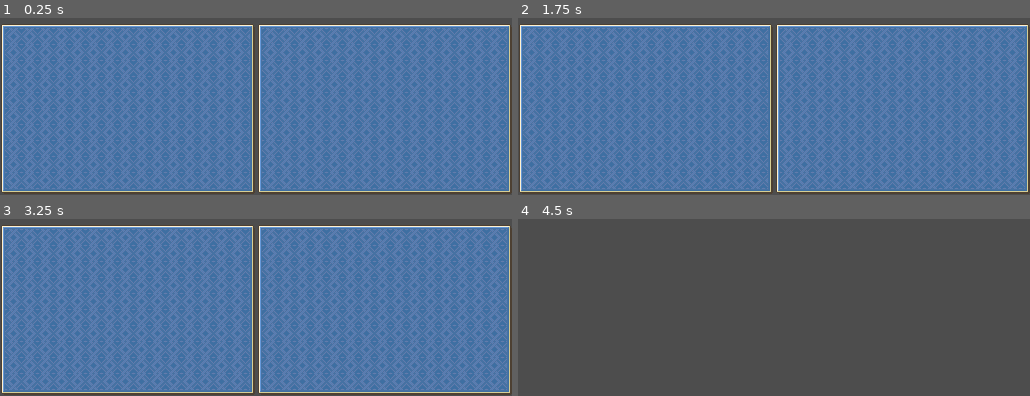
Above: before the commit, frames 1-4 (two rows, left to right).
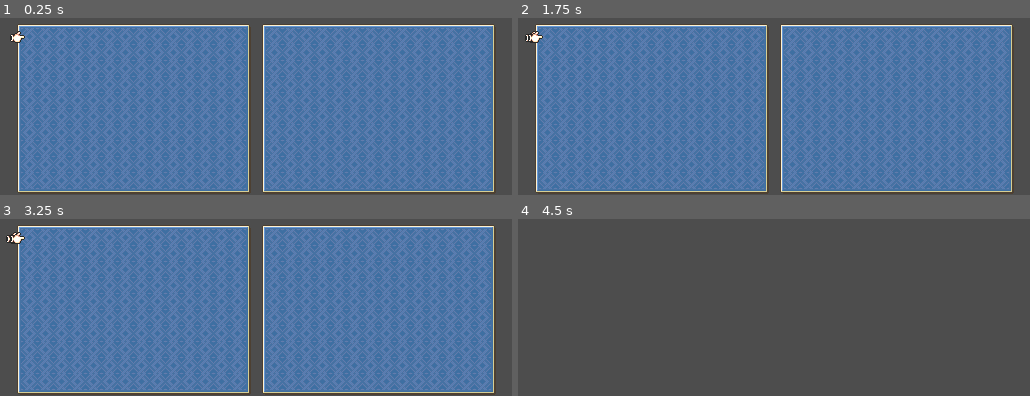
Above: after the commit, the same moments.

Repository: Sharktroid/Revenant-Ender
Game: Godot game, scene res://ui/map_ui/map_menus/trade_menu/trade_menu.tscn
Two runs of this game, one before a commit and one after it. Both use one fixed random seed, a clock stepped at 60 frames per second and the inputs below. This scene is started directly instead of the project's main scene.
Inputs (mouse positions are in pixels of both pictures, inside the frame that each line leads up to):
- Up to frame 1 (0.25 s): no input
- Up to frame 2 (1.75 s): tap Enter (ui_accept) at 0.5, 0.77, 1.25, 1.52 s; move the mouse to (886, 37) at 0.52 s; hold Right (right) 0.53-1.28 s; hold F (status) 0.53-1.28 s; click (886, 37) at 0.8 s; move the mouse to (671, 65) at 1.27 s; hold Down (down) from 1.28 s (still down); click (671, 65) at 1.35 s; tap F (status) at 1.55 s
- Up to frame 3 (3.25 s): tap Enter (ui_accept) at 2, 2.75, 3.02 s; move the mouse to (outside the picture) at 2.02 s; release Down (down) at 2.03 s; hold Right (right) 2.03-2.78 s; hold C (ranges) 2.03-2.78 s; click (outside the picture) at 2.3 s; move the mouse to (230, 309) at 2.77 s; hold Up (up) from 2.78 s (still down); tap F (status) at 2.85 s; click (230, 309) at 2.92 s
- Up to frame 4 (4.5 s): tap Enter (ui_accept) at 3.5, 3.77 s; move the mouse to (927, 295) at 3.52 s; release Up (up) at 3.53 s; press the mouse at (927, 295) at 3.53 s; hold A (left) from 3.53 s (still down); tap Escape (ui_cancel) at 4.15 s; move the mouse to (outside the picture) at 4.27 s; release the mouse at (outside the picture) at 4.28 s; tap F (status) at 4.35 s

The runs differ from the first frame. In frame 1, 21% of the frame differs, in the area x 0-100%, y 3-100%; in frame 2, 21%; in frame 3, 21%; in frame 4, nothing differs.
Error in both runs: Invalid access to property or key 'map_position' on a base object of type 'Nil'. (res://cursor/cursor_controller.gd:128)

Commit message:
Implemented ability to swap items in trade menu

Diff:
--- a/ui/help_popup/help_container.gd
+++ b/ui/help_popup/help_container.gd
@@ -5,10 +5,6 @@
 @export_multiline var help_description: String
 
 var selectable: bool = true
-
-
-func _init() -> void:
-	selectable = false
 
 
 func _ready() -> void:
--- a/ui/map_ui/map_menus/trade_menu/trade_menu.gd
+++ b/ui/map_ui/map_menus/trade_menu/trade_menu.gd
@@ -7,9 +7,92 @@
 var left_unit: Unit
 var right_unit: Unit
 var current_label: ItemLabel
+var selected_label: ItemLabel
 
 
 func _ready() -> void:
+	_update()
+
+	var hand: Sprite2D = $"Selection Hand"
+	var tween: Tween = hand.create_tween()
+	tween.set_loops()
+	tween.set_speed_scale(60)
+	tween.tween_interval(7)
+	tween.tween_property(hand, "offset:x", -11, 9)
+	tween.tween_interval(7)
+	tween.tween_property(hand, "offset:x", -15, 9)
+
+
+func _process(_delta: float) -> void:
+	($"Selection Hand" as Sprite2D).position = current_label.global_position.round()
+
+
+func _input(event: InputEvent) -> void:
+	if event.is_action_pressed("ui_select"):
+		if selected_label:
+			var old_item_node: ItemLabel = selected_label
+			var new_item_node: ItemLabel = current_label
+			var old_item_index: int = old_item_node.get_index()
+			var new_item_index: int = new_item_node.get_index()
+			var old_item: Item = old_item_node.item
+			var new_item: Item = new_item_node.item
+			var old_item_unit: Unit = _get_unit(old_item_node)
+			var new_item_unit: Unit = _get_unit(new_item_node)
+			var old_item_node_parent: VBoxContainer = old_item_node.get_parent()
+			var new_item_node_parent: VBoxContainer = new_item_node.get_parent()
+
+			old_item_unit.items[old_item_index] = new_item
+			new_item_unit.items[new_item_index] = old_item
+			old_item_node.reparent(new_item_node_parent)
+			new_item_node.reparent(old_item_node_parent)
+			old_item_node_parent.move_child(new_item_node, old_item_index)
+			new_item_node_parent.move_child(old_item_node, new_item_index)
+			old_item_node.set_equip_status(new_item_unit)
+			new_item_node.set_equip_status(old_item_unit)
+
+			_reset()
+		else:
+			selected_label = current_label
+			var selected_hand: Sprite2D = $"Selected Hand"
+			selected_hand.visible = true
+			selected_hand.position = selected_label.global_position.round()
+		var new_parent: VBoxContainer = _get_other_parent(current_label)
+		_change_current_label(new_parent, new_parent.get_children().size())
+	elif event.is_action_pressed("ui_cancel"):
+		if selected_label:
+			_change_current_label(selected_label.get_parent(), selected_label.get_index())
+			_reset()
+		else:
+			queue_free()
+			accept_event()
+	elif event.is_action_pressed("up"):
+		_change_current_label(current_label.get_parent(), current_label.get_index() - 1)
+	elif event.is_action_pressed("down"):
+		_change_current_label(current_label.get_parent(), current_label.get_index() + 1)
+	elif event.is_action_pressed("left") or event.is_action_pressed("right"):
+		var new_parent: VBoxContainer = _get_other_parent(current_label)
+		_change_current_label(new_parent,
+				mini(current_label.get_index(), new_parent.get_children().size()))
+
+
+func _get_other_parent(label: ItemLabel) -> VBoxContainer:
+	if label.get_parent() == %"Left Items":
+		return %"Right Items"
+	else:
+		return %"Left Items"
+
+
+func _get_unit(label: ItemLabel) -> Unit:
+	if label.get_parent() == %"Left Items":
+		return left_unit
+	else:
+		return right_unit
+
+
+func _update() -> void:
+	for child: Node in (%"Left Items".get_children() + %"Right Items".get_children()):
+		child.queue_free()
+	current_label = null
 	var add_items: Callable = func(unit: Unit, container: VBoxContainer):
 		for item: Item in unit.items:
 			var item_label: ItemLabel = ITEM_LABEL_SCENE.instantiate()
@@ -23,20 +106,9 @@
 	add_items.call(right_unit, %"Right Items")
 
 
-func _input(event: InputEvent) -> void:
-	if event.is_action_pressed("ui_cancel"):
-		queue_free()
-		accept_event()
-	elif event.is_action_pressed("up"):
-		_change_current_label(current_label.get_parent(), current_label.get_index() - 1)
-	elif event.is_action_pressed("down"):
-		_change_current_label(current_label.get_parent(), current_label.get_index() + 1)
-	elif event.is_action_pressed("left") or event.is_action_pressed("right"):
-		var new_parent: VBoxContainer = %"Left Items"
-		if current_label.get_parent() == %"Left Items":
-			new_parent = %"Right Items"
-		_change_current_label(new_parent,
-				mini(current_label.get_index(), new_parent.get_children().size()))
+func _reset() -> void:
+	selected_label = null
+	$"Selected Hand".visible = false
 
 
 func _change_current_label(parent: Node, index: int) -> void:
--- a/ui/map_ui/map_menus/trade_menu/trade_menu.tscn
+++ b/ui/map_ui/map_menus/trade_menu/trade_menu.tscn
@@ -1,6 +1,7 @@
-[gd_scene load_steps=2 format=3 uid="uid://c5ml6ssvuea3l"]
+[gd_scene load_steps=3 format=3 uid="uid://c5ml6ssvuea3l"]
 
 [ext_resource type="Script" path="res://ui/map_ui/map_menus/trade_menu/trade_menu.gd" id="1_xggw2"]
+[ext_resource type="Texture2D" uid="uid://c5wpipk2fwgpk" path="res://ui/selection_hand.png" id="2_t4g01"]
 
 [node name="Trade Menu" type="Control"]
 layout_mode = 3
@@ -20,13 +21,14 @@
 offset_top = 1.0
 grow_horizontal = 2
 grow_vertical = 2
-theme_override_constants/margin_left = 1
+theme_override_constants/margin_left = 17
 theme_override_constants/margin_top = 1
-theme_override_constants/margin_right = 1
+theme_override_constants/margin_right = 17
 theme_override_constants/margin_bottom = 1
 
 [node name="HBoxContainer" type="HBoxContainer" parent="MarginContainer"]
 layout_mode = 2
+theme_override_constants/separation = 12
 
 [node name="Panel" type="PanelContainer" parent="MarginContainer/HBoxContainer"]
 layout_mode = 2
@@ -43,3 +45,16 @@
 [node name="Right Items" type="VBoxContainer" parent="MarginContainer/HBoxContainer/Panel2"]
 unique_name_in_owner = true
 layout_mode = 2
+
+[node name="Selection Hand" type="Sprite2D" parent="."]
+position = Vector2(21, 121)
+texture = ExtResource("2_t4g01")
+centered = false
+offset = Vector2(-11, 3)
+
+[node name="Selected Hand" type="Sprite2D" parent="."]
+visible = false
+position = Vector2(21, 121)
+texture = ExtResource("2_t4g01")
+centered = false
+offset = Vector2(-11, 3)
--- a/ui/map_ui/map_menus/trade_menu/trade_menu_item/trade_menu_item.gd
+++ b/ui/map_ui/map_menus/trade_menu/trade_menu_item/trade_menu_item.gd
@@ -3,14 +3,8 @@
 var parent_menu: TradeMenu
 
 
-func _process(_delta: float) -> void:
-	var label: Label = $Name
-	if self == parent_menu.current_label:
-		if label.has_theme_color_override("font_color"):
-			label.remove_theme_color_override("font_color")
-	else:
-		if not label.has_theme_color_override("font_color"):
-			label.add_theme_color_override("font_color", Color.GRAY)
+func _init() -> void:
+	selectable = false
 
 
 func _on_mouse_entered() -> void:
Binary file added: ui/selection_hand.png
Not shown, added: ui/selection_hand.png.import
